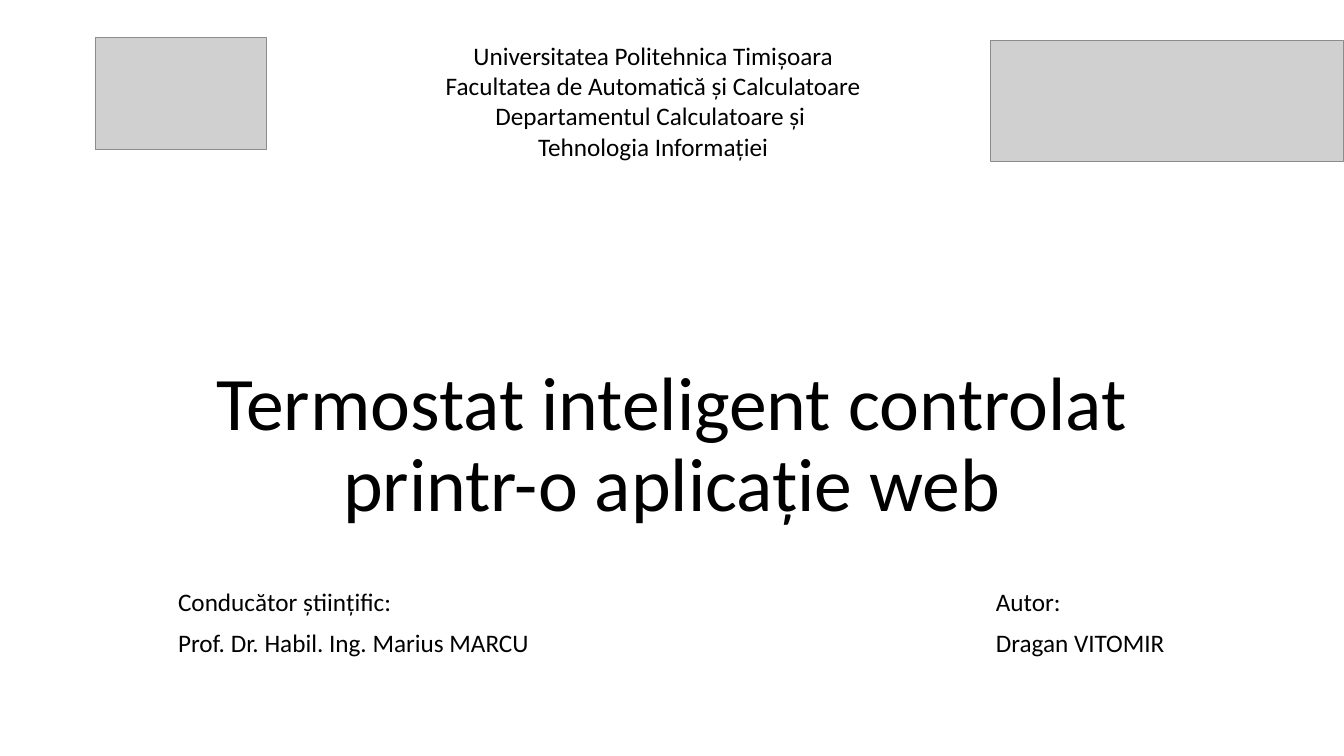
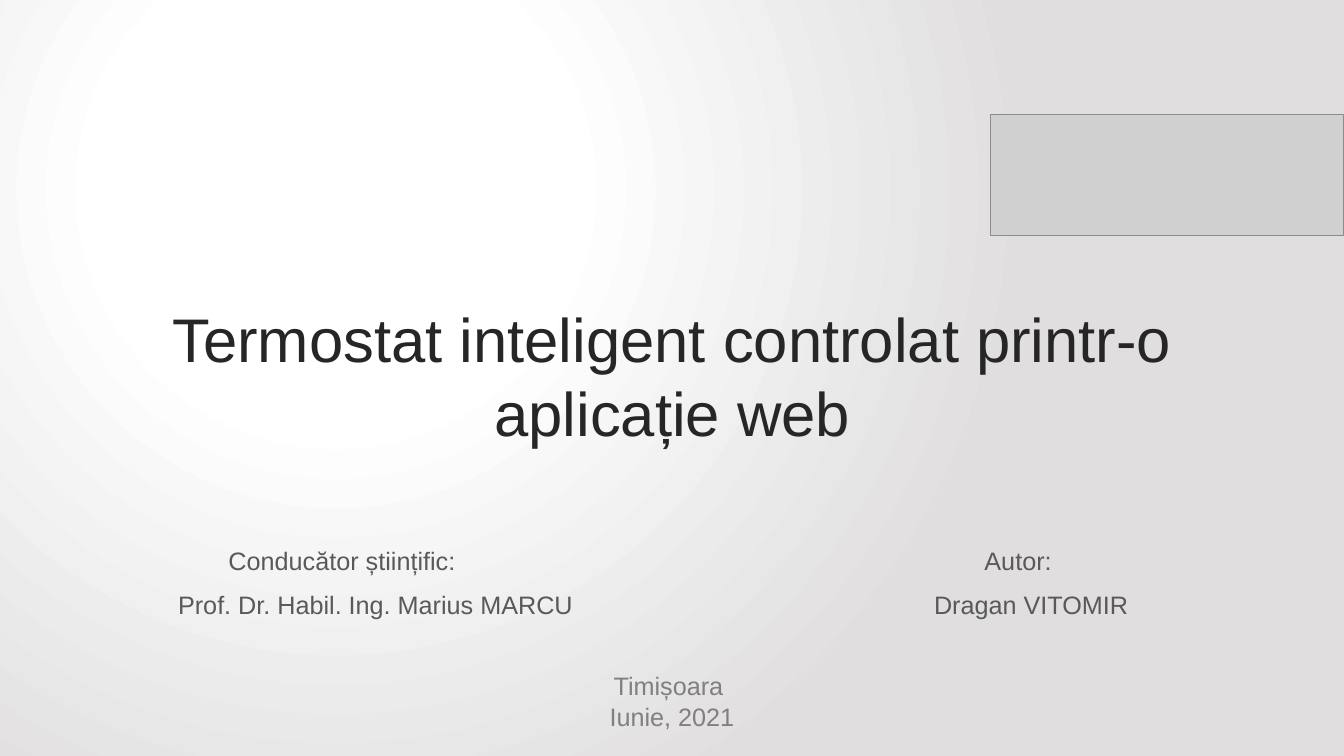
Before and after one commit to VitomirDragan/TemperatureManagement-IOT-, a slide deck: slide 1 of Prezentare/Termostat inteligent controlat printr-o aplicație web.pptx. Drawn at 1344x756 pixels with LibreOffice and Linux fonts; fonts in the diff are those of the drawing; grey boxes stand for pictures. Boxes give left, top, right and bottom in pixels: in the first picture for what was removed or moved away, otherwise in the second. Text is boxed around its words. In the diff, an @@ line names an element or a change of style, - is before the commit and + after.

```diff
--- a/Prezentare/Termostat inteligent controlat printr-o aplicație web.pptx
+++ b/Prezentare/Termostat inteligent controlat printr-o aplicație web.pptx
@@ background #FFFFFF to gradient #FFFFFF to #E1DFDF @@
@@ picture removed at (96, 38, 267, 150) @@
@@ text removed at (446, 47, 860, 161) @@
-Universitatea Politehnica Timișoara
-Facultatea de Automatică și Calculatoare
-Departamentul Calculatoare și
-Tehnologia Informației
@@ picture: place and size @@
-picture at (991, 40, 1344, 161)
+picture at (991, 115, 1344, 236)
@@ title "Termostat inteligent controlat printr-o aplicație ...": place and size @@
-title "Termostat inteligent controlat printr-o aplicație ..." at (216, 377, 1127, 525)
+title "Termostat inteligent controlat printr-o aplicație ..." at (172, 317, 1171, 448)
@@ title "Termostat inteligent controlat printr-o aplicație ..." at (172, 317, 1171, 448): size 54 to 44 pt, font Calibri to Arial, text colour #000000 to #262626; line spacing 0.9 to 1 @@
@@ subtitle "Conducător științific: Autor:": place and size @@
-subtitle "Conducător științific: Autor:" at (178, 593, 1164, 657)
+subtitle "Conducător științific: Autor:" at (178, 551, 1128, 619)
@@ subtitle "Conducător științific: Autor:" at (178, 551, 1128, 619): font Calibri to Arial, text colour #000000 to #595959; line spacing 0.9 to 1 @@
@@ text added at (610, 677, 734, 729), 18 pt, text #808080 @@
+Timișoara
+Iunie, 2021
```
Also in this commit, not shown: 3 other slides changed, 8 slides added, 3 slides removed, 8 other files.
